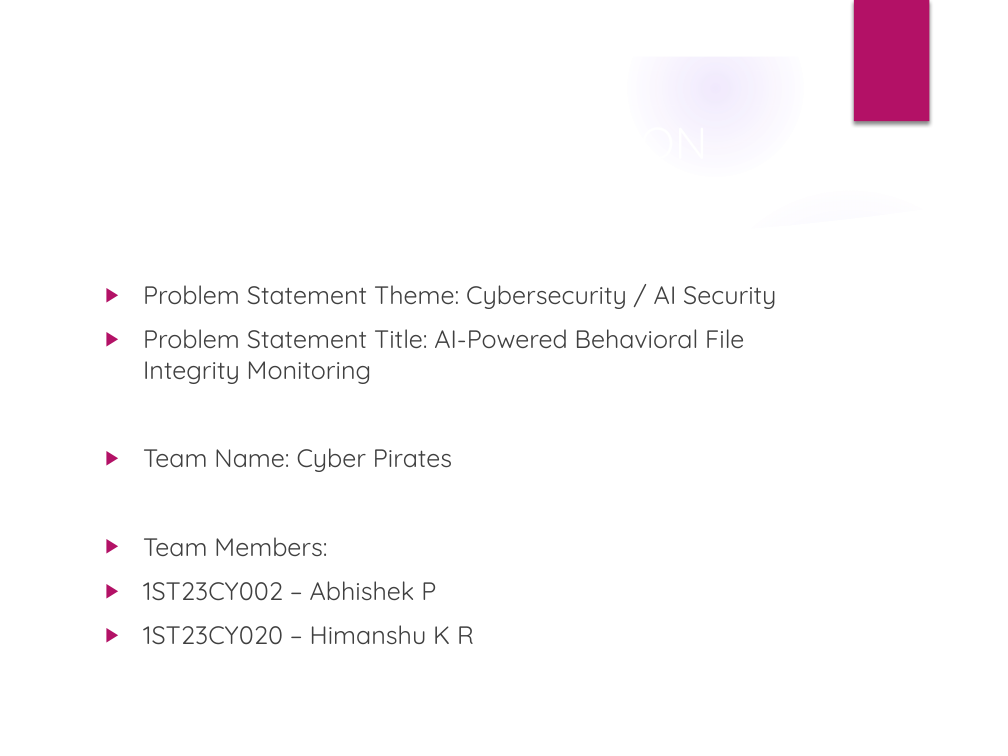
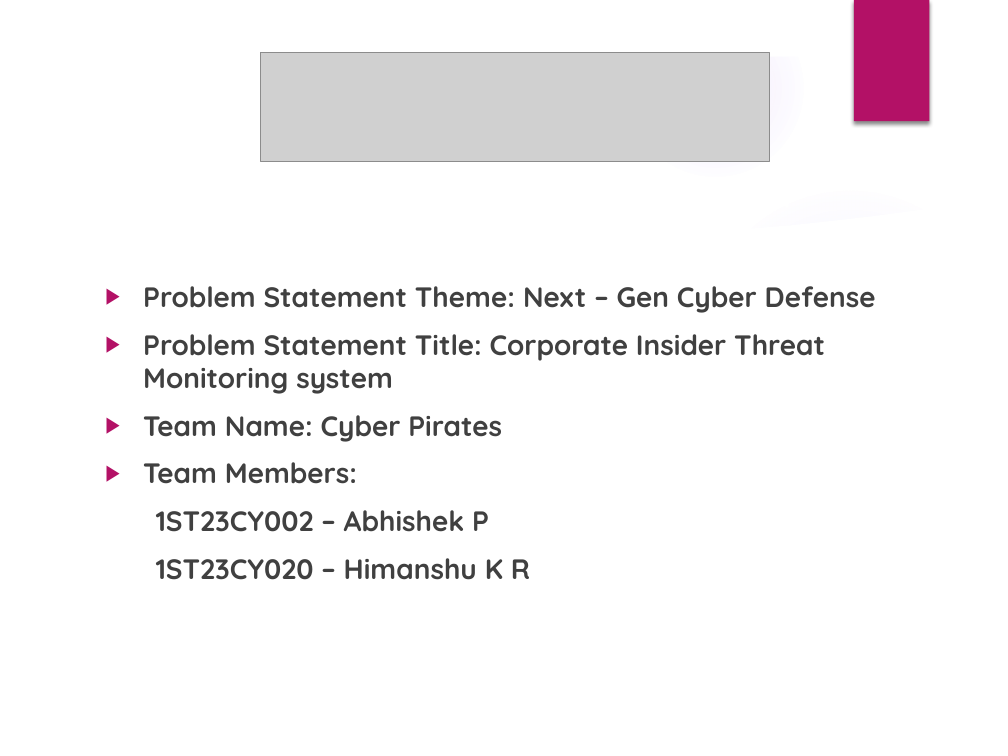
Before and after one commit to AstronomerAKabhi/Seentry-Dynamics, a slide deck: slide 1 of Cyber_Pirates_GenXHack_Presentation.pptx. Drawn at 1008x756 pixels with LibreOffice and Linux fonts; fonts in the diff are those of the drawing; grey boxes stand for pictures; background and template pictures are left out. Boxes give left, top, right and bottom in pixels: in the first picture for what was removed or moved away, otherwise in the second. Text is boxed around its words. In the diff, an @@ line names an element or a change of style, - is before the commit and + after.

```diff
--- a/Cyber_Pirates_GenXHack_Presentation.pptx
+++ b/Cyber_Pirates_GenXHack_Presentation.pptx
@@ picture added at bbox=[261, 52, 769, 161] @@
@@ title "GENXHACK -26 HACKATHON" rewrapped from bbox=[96, 102, 795, 180] to bbox=[191, 156, 793, 223] @@
@@ text at bbox=[143, 286, 876, 394]: text changed; size 18 to 20 pt; bold on @@
-▶ Problem Statement Theme: Cybersecurity / AI Security
-▶ Problem Statement Title: AI-Powered Behavioral File Integrity Monitoring
+▶ Problem Statement Theme: Next – Gen Cyber Defense
+▶ Problem Statement Title: Corporate Insider Threat Monitoring system
@@ text at bbox=[143, 415, 530, 580]: size 18 to 20 pt, bold on in "Team Name: Cyber Pirates", "Team Members:", "1ST23CY002 – Abhishek P", "1ST23CY020 – Himanshu K R"; bullet ▶ to none @@
```
Also in this commit, not shown: 4 other slides changed, 12 other files.
